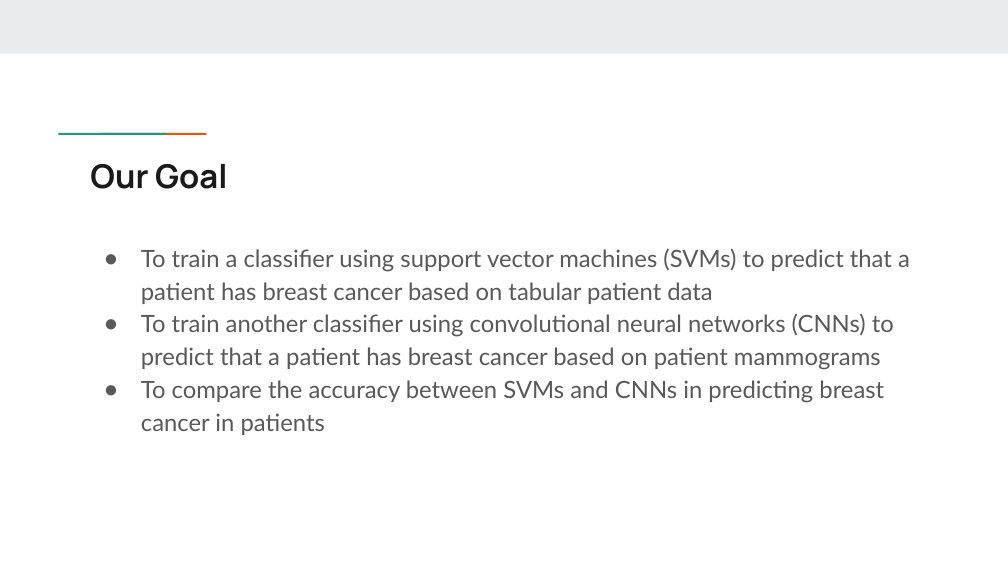
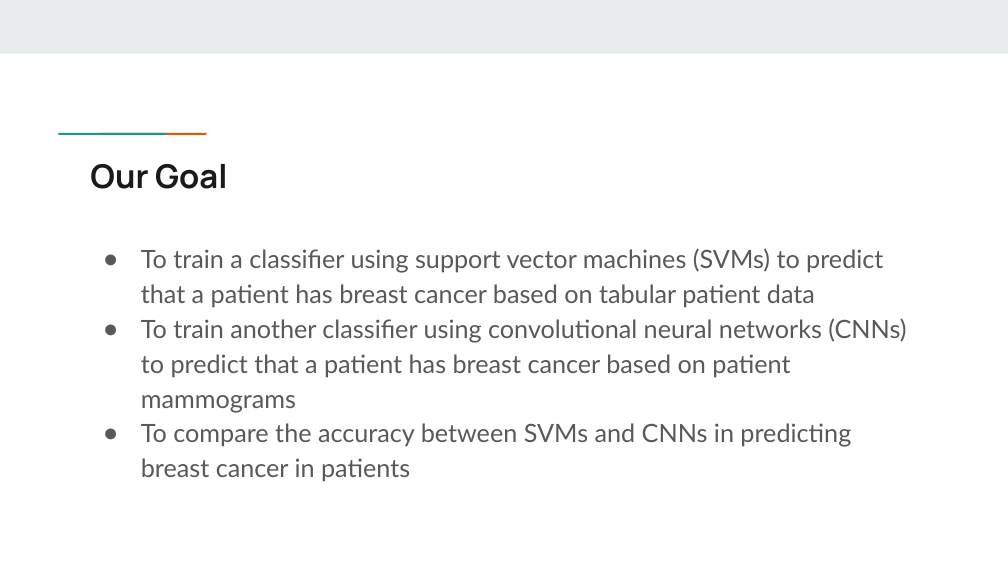
Before and after one commit to lisanvo/aai501-final-project, a slide deck: slide 5 of pptxslides.pptx. Drawn at 1008x567 pixels with LibreOffice and Linux fonts; fonts in the diff are those of the drawing. Boxes give left, top, right and bottom in pixels: in the first picture for what was removed or moved away, otherwise in the second. Text is boxed around its words. In the diff, an @@ line names an element or a change of style, - is before the commit and + after.

```diff
--- a/pptxslides.pptx
+++ b/pptxslides.pptx
@@ text "To train a classifier using ..." at box(141, 248, 906, 482): size 17 to 18 pt; indent changed @@
```
Also in this commit, not shown: 7 other slides changed, 12 slides added, 4 slides removed.
